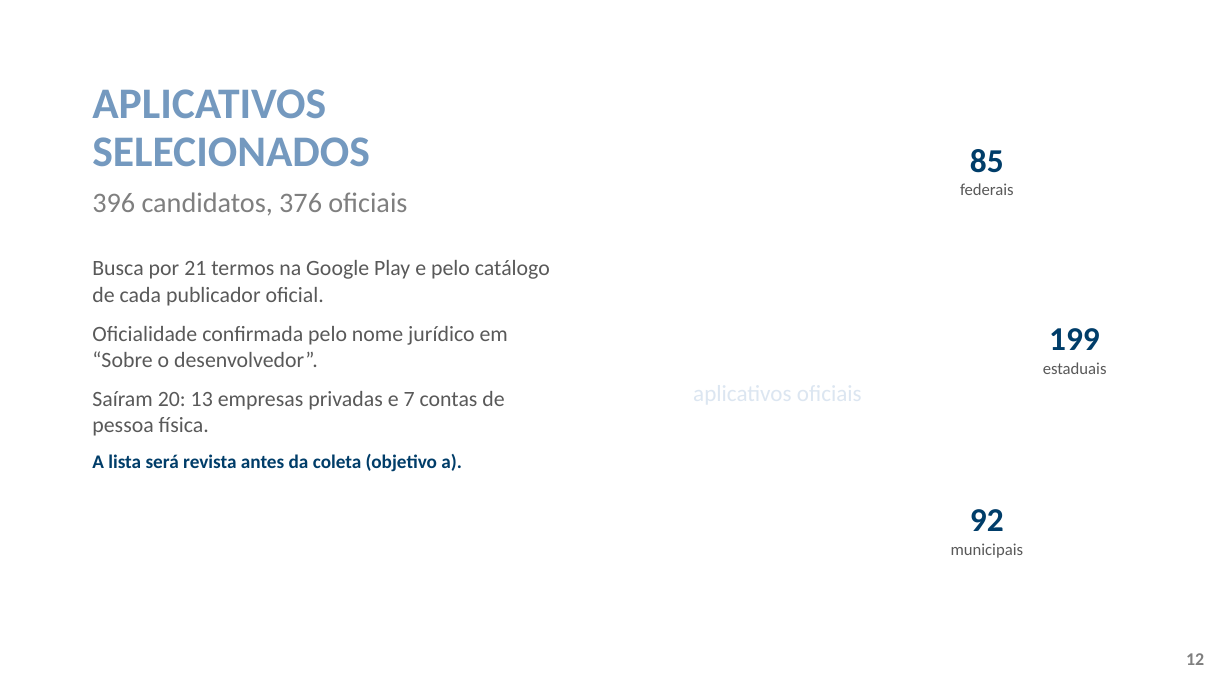
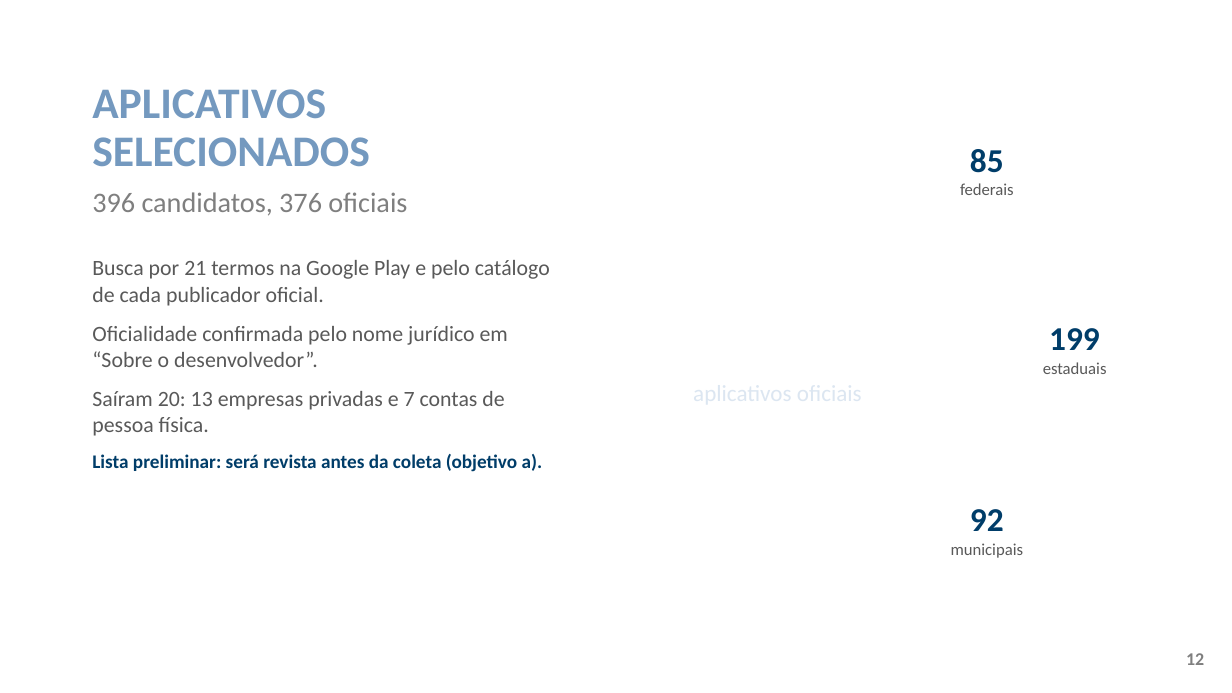
Before and after one commit to ClaudioAMF1/TCC, a slide deck: slide 12 of tcc/apresentacao/apresentacao-defesa-final.pptx. Drawn at 1232x693 pixels with LibreOffice and Linux fonts; fonts in the diff are those of the drawing; background and template pictures are left out. Boxes give left, top, right and bottom in pixels: in the first picture for what was removed or moved away, otherwise in the second. Text is boxed around its words. In the diff, an @@ line names an element or a change of style, - is before the commit and + after.

```diff
--- a/tcc/apresentacao/apresentacao-defesa-final.pptx
+++ b/tcc/apresentacao/apresentacao-defesa-final.pptx
@@ text at bbox=[92, 454, 543, 472]: text changed @@
-A lista será revista antes da coleta (objetivo a).
+Lista preliminar: será revista antes da coleta (objetivo a).
```
Also in this commit, not shown: 7 other slides changed, 9 other files.
